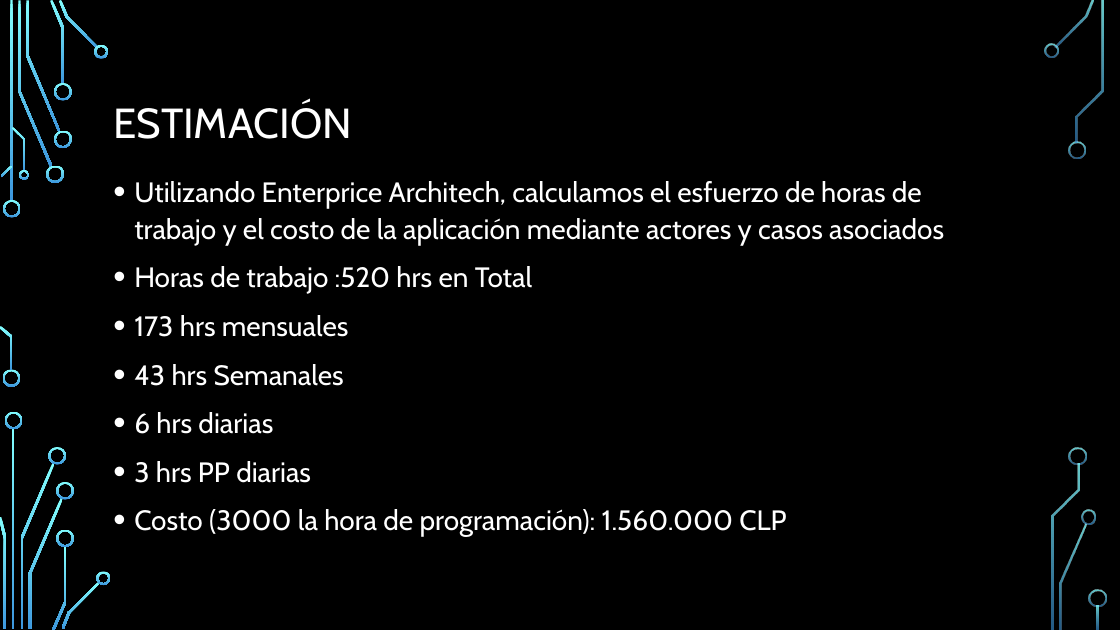
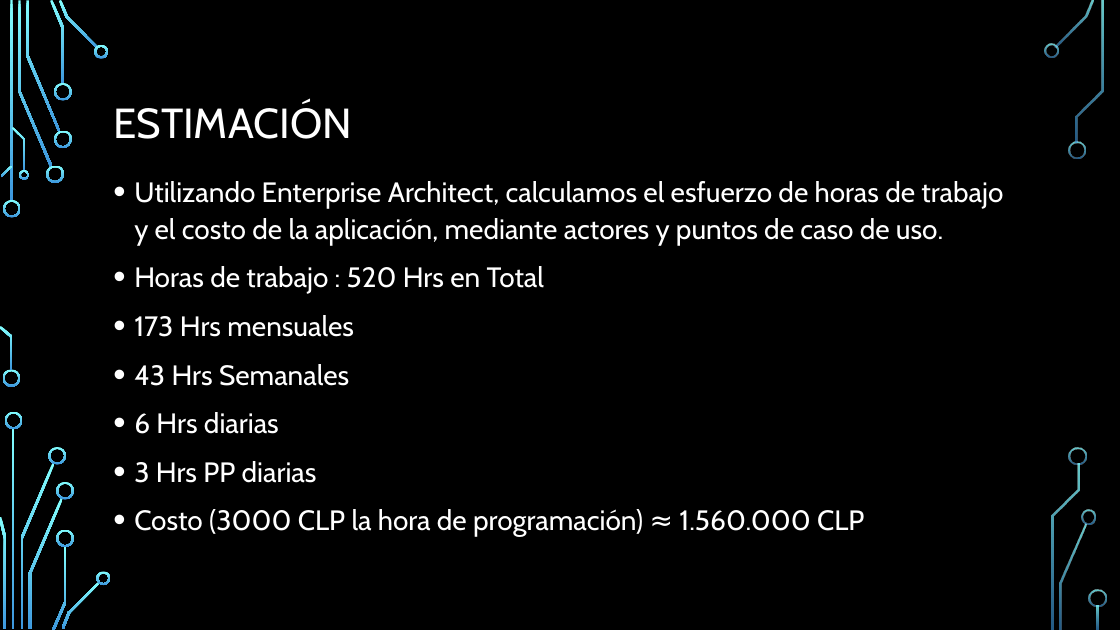
Before and after one commit to Adescafu/INFO264_Proyecto, a slide deck: slide 8 of presentacion.pptx (slide 7 before the commit). Drawn at 1120x630 pixels with LibreOffice and Linux fonts; fonts in the diff are those of the drawing; background and template pictures are left out. Boxes give left, top, right and bottom in pixels: in the first picture for what was removed or moved away, otherwise in the second. Text is boxed around its words. In the diff, an @@ line names an element or a change of style, - is before the commit and + after.

```diff
--- a/presentacion.pptx
+++ b/presentacion.pptx
@@ text at (x1=134, y1=181, x2=1003, y2=537): text changed @@
-• Utilizando Enterprice Architech, calculamos el esfuerzo de horas de trabajo y el costo de la aplicación mediante actores y casos asociados
-• Horas de trabajo :520 hrs en Total
-• 173 hrs mensuales
-• 43 hrs Semanales
-• 6 hrs diarias
-• 3 hrs PP diarias
-• Costo (3000 la hora de programación): 1.560.000 CLP
+• Utilizando Enterprise Architect, calculamos el esfuerzo de horas de trabajo y el costo de la aplicación, mediante actores y puntos de caso de uso.
+• Horas de trabajo : 520 Hrs en Total
+• 173 Hrs mensuales
+• 43 Hrs Semanales
+• 6 Hrs diarias
+• 3 Hrs PP diarias
+• Costo (3000 CLP la hora de programación) ≈ 1.560.000 CLP
```
Also in this commit, not shown: 7 other slides changed, 3 slides added, 1 slide removed, 2 other files.
